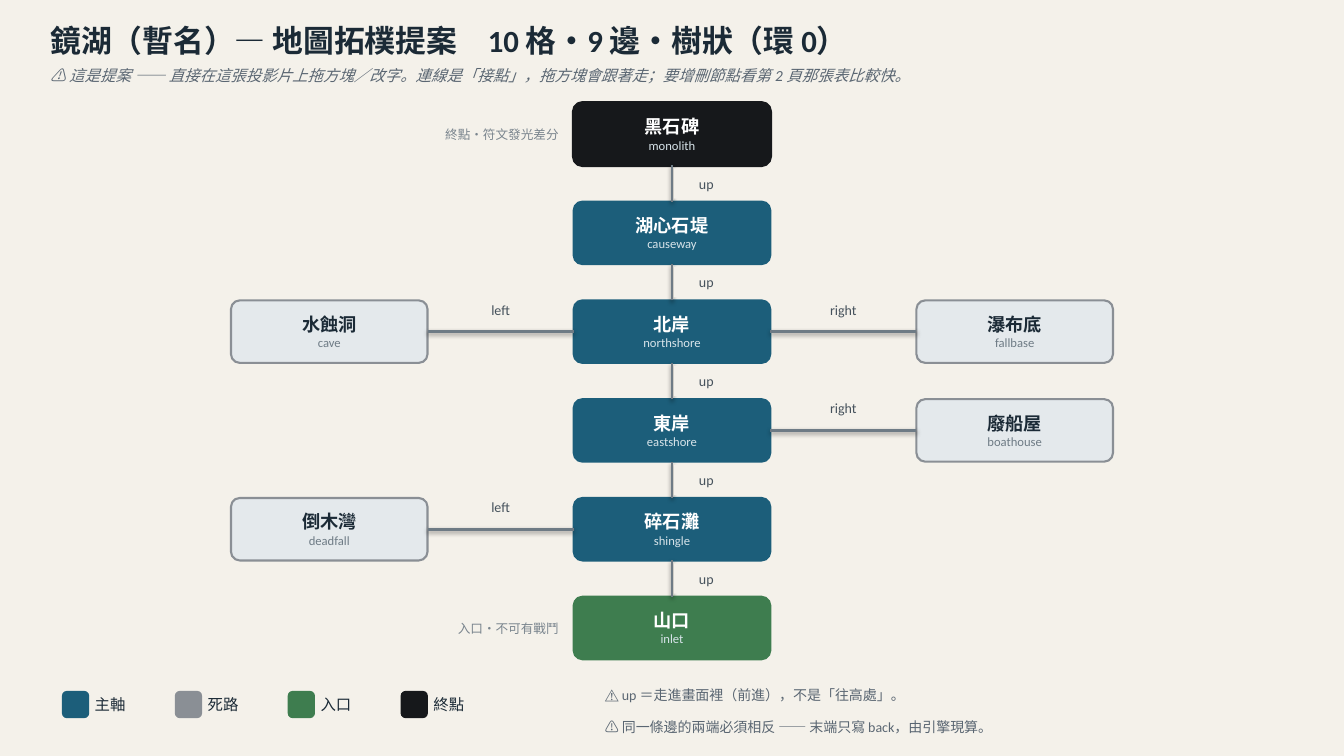
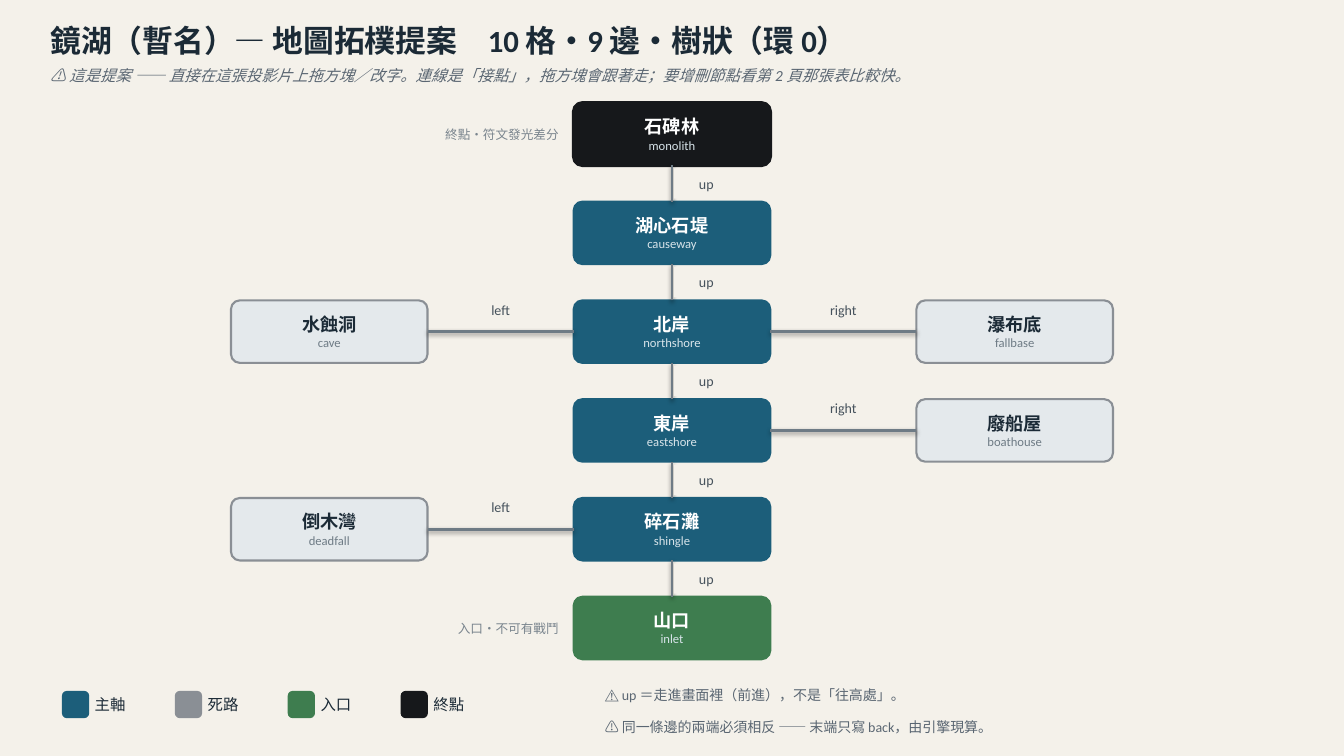
Before and after one commit to raykueco-debug/TIVOT, a slide deck: slide 1 of resources/map/_lake_topology.pptx. Drawn at 1344x756 pixels with LibreOffice and Linux fonts; fonts in the diff are those of the drawing. Boxes give left, top, right and bottom in pixels: in the first picture for what was removed or moved away, otherwise in the second. Text is boxed around its words. In the diff, an @@ line names an element or a change of style, - is before the commit and + after.

```diff
--- a/resources/map/_lake_topology.pptx
+++ b/resources/map/_lake_topology.pptx
@@ text in rounded rectangle at <box>645,117,700,135</box>: text changed @@
-黑石碑
+石碑林
```
Also in this commit, not shown: 1 other slide changed, 6 other files.
